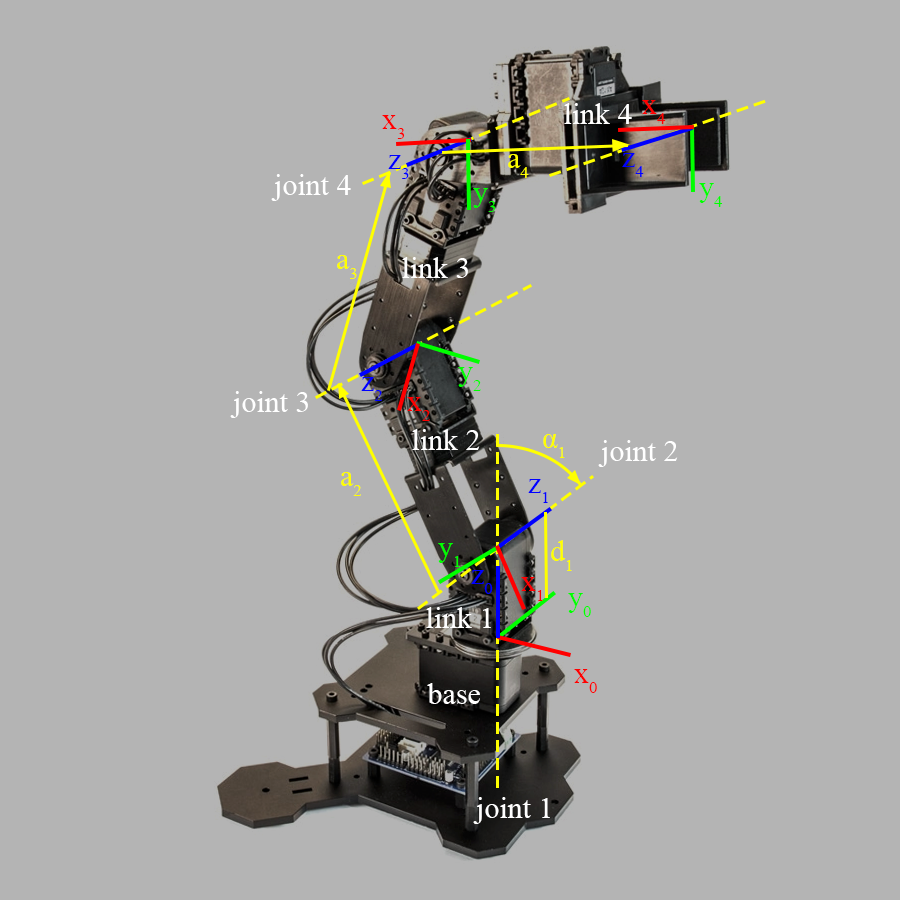
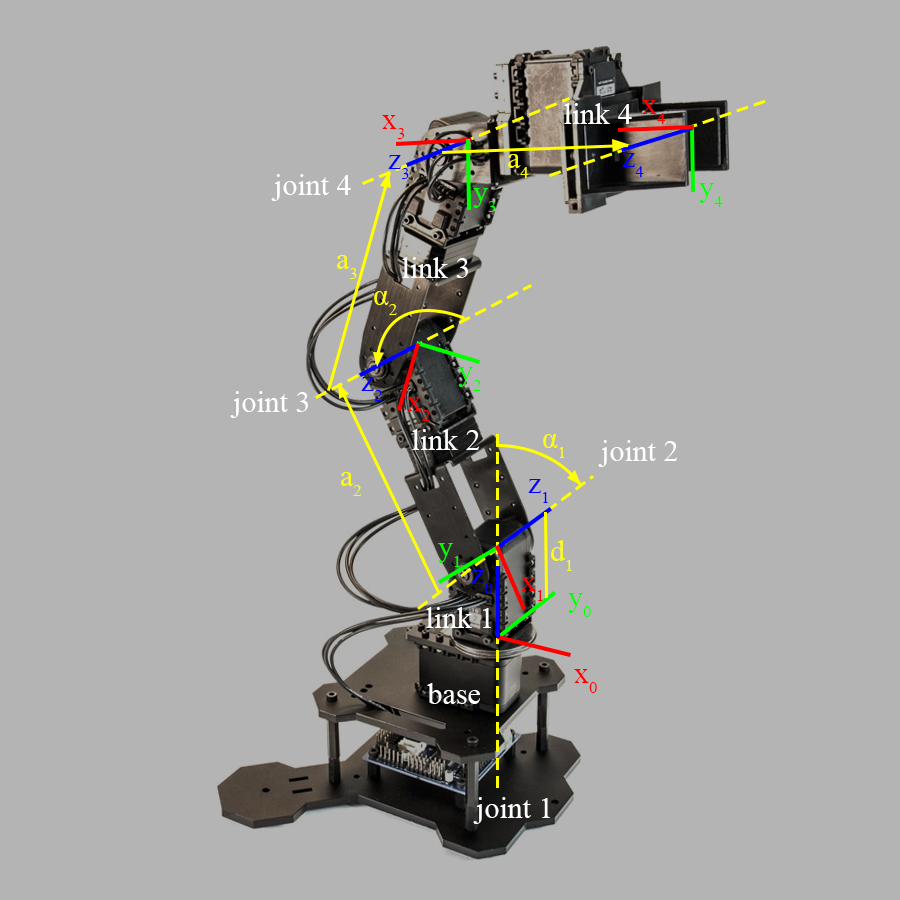
Layer changes from the first 900x900 image to the second:
added layer "形状 13" above "joint 4" over [378, 312, 464, 364]
added layer "形状 12 副本 4" above "形状 12" over [373, 352, 384, 367]
added layer "α2" above "α1" over [374, 291, 397, 315]
